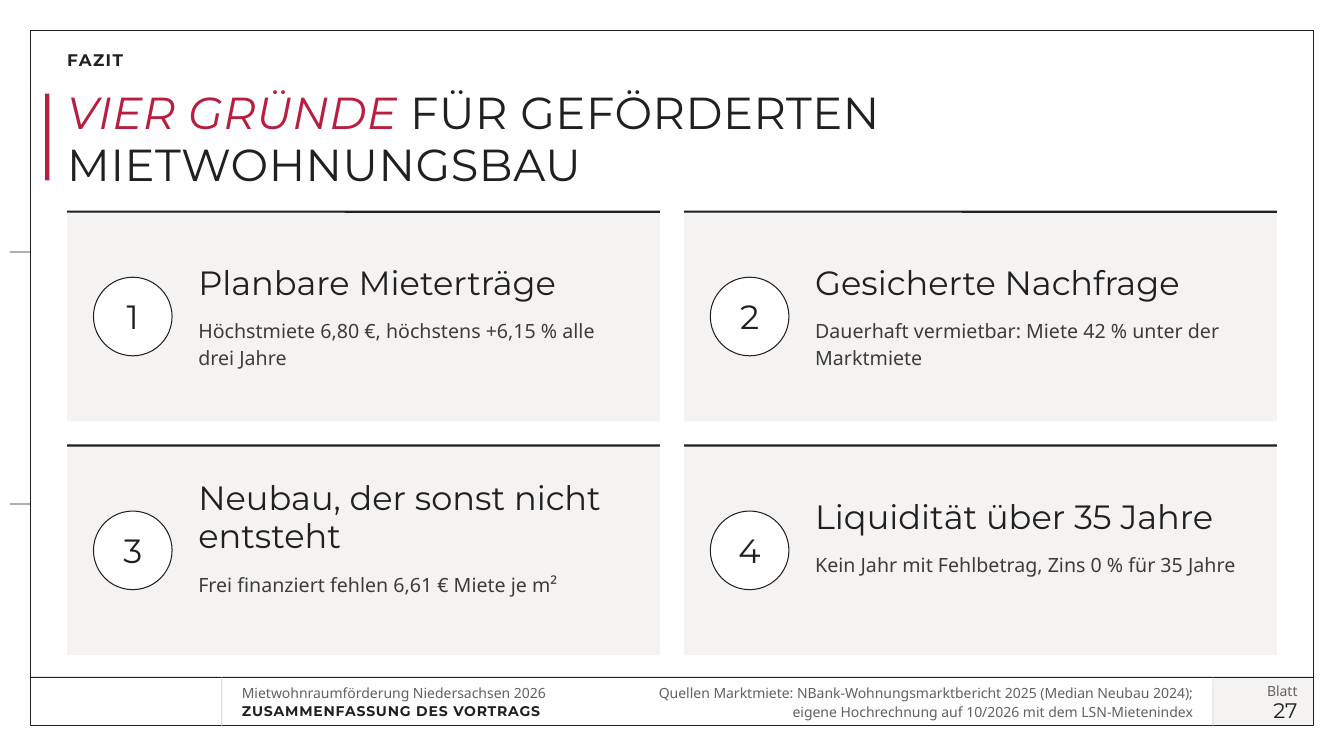
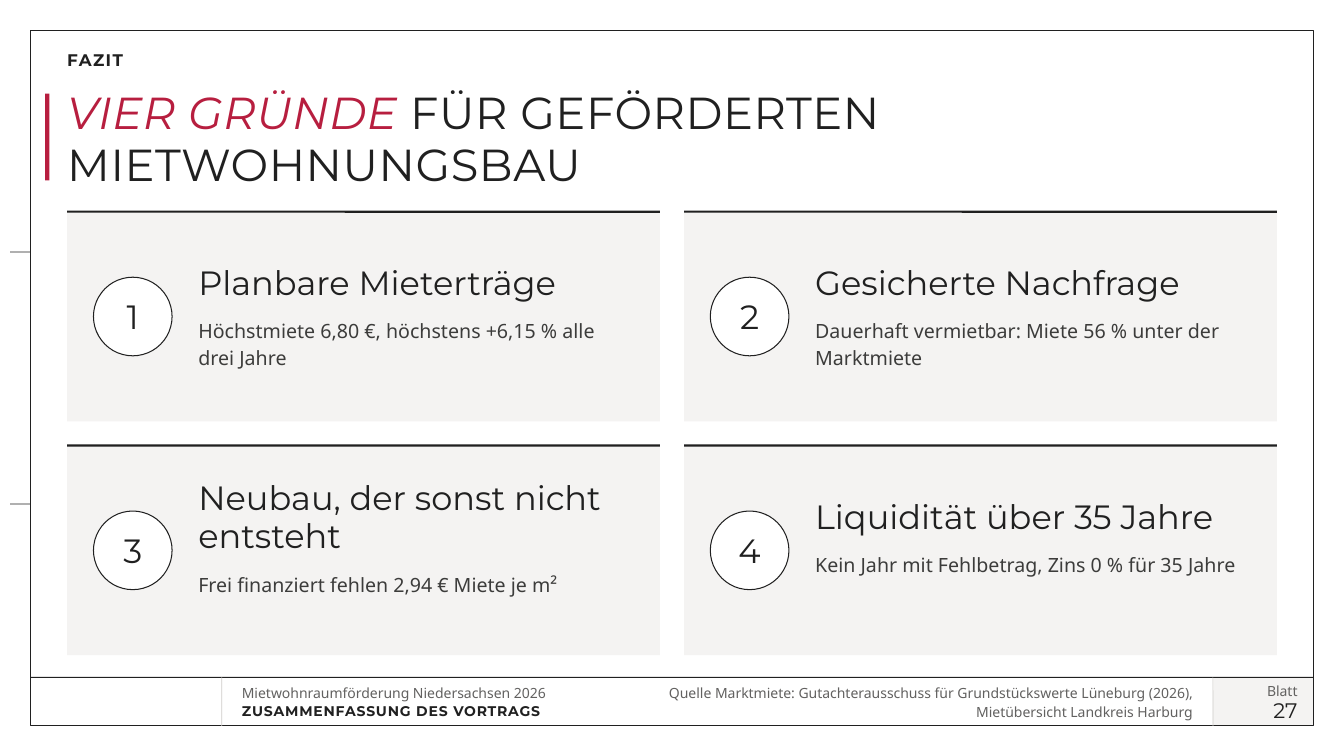
Before and after one commit to vgedaschko/NBank, a slide deck: slide 27 of praesentation/dist/PGN-Mietwohnraumfoerderung-Niedersachsen-2026-Vortrag.pptx. Drawn at 1344x756 pixels with LibreOffice and Linux fonts; fonts in the diff are those of the drawing; background and template pictures are left out. Boxes give left, top, right and bottom in pixels: in the first picture for what was removed or moved away, otherwise in the second. Text is boxed around its words. In the diff, an @@ line names an element or a change of style, - is before the commit and + after.

```diff
--- a/praesentation/dist/PGN-Mietwohnraumfoerderung-Niedersachsen-2026-Vortrag.pptx
+++ b/praesentation/dist/PGN-Mietwohnraumfoerderung-Niedersachsen-2026-Vortrag.pptx
@@ text at [815,323,1219,365]: text changed @@
-Dauerhaft vermietbar: Miete 42 % unter der Marktmiete
+Dauerhaft vermietbar: Miete 56 % unter der Marktmiete
@@ text at [198,575,557,597]: text changed @@
-Frei finanziert fehlen 6,61 € Miete je m²
+Frei finanziert fehlen 2,94 € Miete je m²
@@ text at [669,687,1193,721]: text changed @@
-Quellen Marktmiete: NBank-Wohnungsmarktbericht 2025 (Median Neubau 2024);
-eigene Hochrechnung auf 10/2026 mit dem LSN-Mietenindex
+Quelle Marktmiete: Gutachterausschuss für Grundstückswerte Lüneburg (2026),
+Mietübersicht Landkreis Harburg
```
Also in this commit, not shown: 6 other slides changed, 17 other files.
